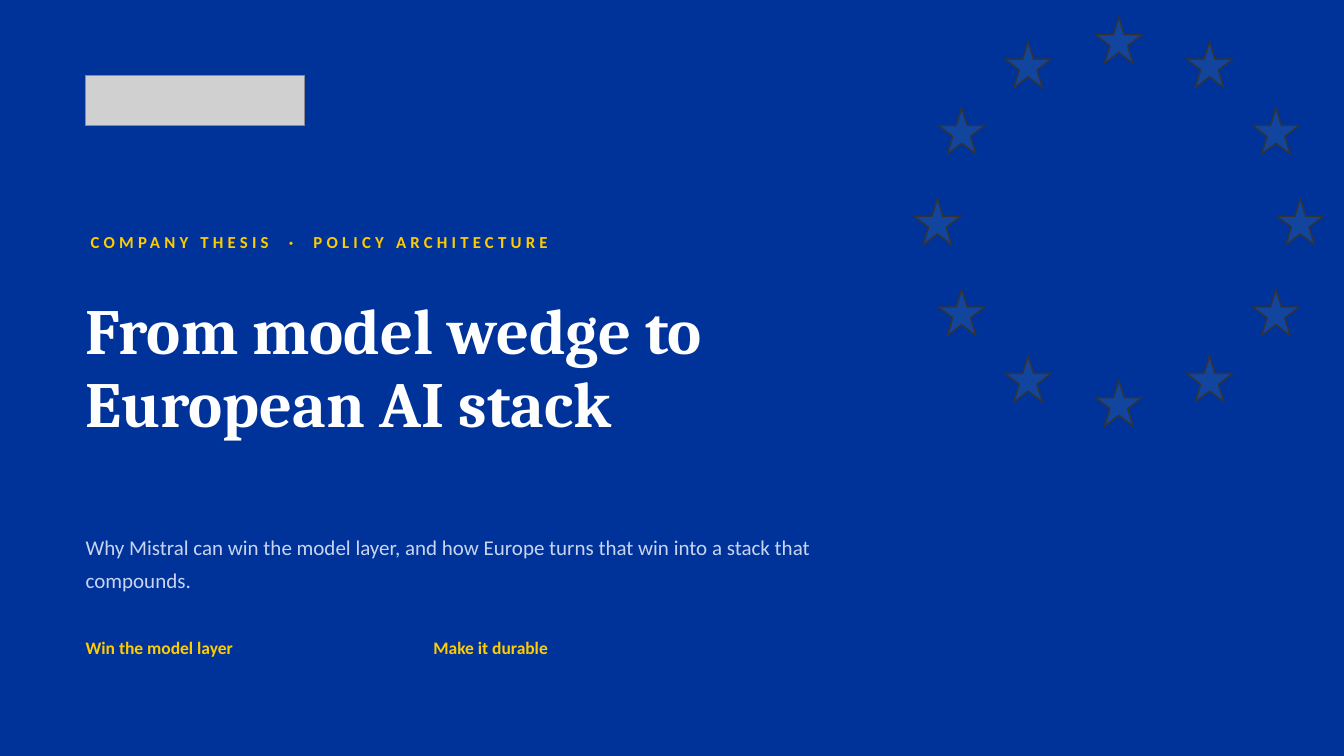
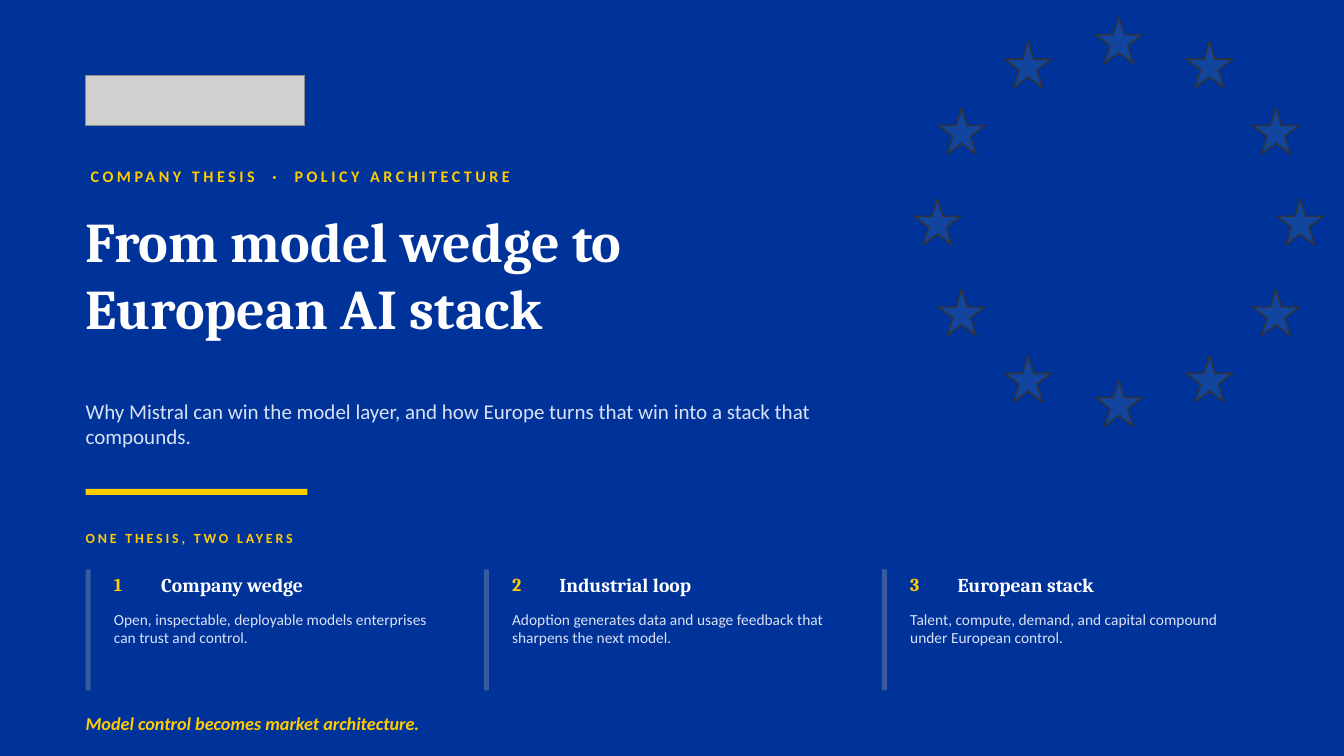
Before and after one commit to beastofbayarea/mistral-studio-marketing, a slide deck: slide 1 of eu-policy-company-thesis.pptx. Drawn at 1344x756 pixels with LibreOffice and Linux fonts; fonts in the diff are those of the drawing; grey boxes stand for pictures. Boxes give left, top, right and bottom in pixels: in the first picture for what was removed or moved away, otherwise in the second. Text is boxed around its words. In the diff, an @@ line names an element or a change of style, - is before the commit and + after.

```diff
--- a/eu-policy-company-thesis.pptx
+++ b/eu-policy-company-thesis.pptx
@@ text "COMPANY THESIS · POLICY ARCHITECTURE" moved from (x1=313, y1=237, x2=548, y2=248) to (x1=295, y1=171, x2=510, y2=182) @@
@@ text "COMPANY THESIS · POLICY ARCHITECTURE" at (x1=295, y1=171, x2=510, y2=182): size 12 to 11.5 pt, letter spacing 3 to 2.5 pt @@
@@ text "From model wedge to" moved from (x1=86, y1=309, x2=702, y2=441) to (x1=86, y1=223, x2=621, y2=341) @@
@@ text "From model wedge to" at (x1=86, y1=223, x2=621, y2=341): size 46 to 40 pt; line spacing 52pt to 1; vertical alignment middle to top @@
@@ text "Why Mistral can win the ..." moved from (x1=86, y1=540, x2=810, y2=592) to (x1=86, y1=404, x2=810, y2=448) @@
@@ text "Why Mistral can win the ..." at (x1=86, y1=404, x2=810, y2=448): text colour #C9D4F0 to #D9E1F5; line spacing 24pt to 1; vertical alignment middle to top @@
@@ rectangle added at (x1=86, y1=489, x2=308, y2=495), fill #FFCC00 @@
@@ text added at (x1=86, y1=524, x2=691, y2=553), 10 pt, text #FFCC00, bold @@
+ONE THESIS, TWO LAYERS
@@ rectangle added at (x1=86, y1=570, x2=91, y2=691), fill #3A5A9E @@
@@ text added at (x1=114, y1=579, x2=122, y2=591), 13 pt, text #FFCC00, bold @@
+1
@@ text added at (x1=161, y1=578, x2=303, y2=597), 14 pt, text #FFFFFF, bold @@
+Company wedge
@@ rectangle added at (x1=484, y1=570, x2=489, y2=691), fill #3A5A9E @@
@@ text added at (x1=512, y1=578, x2=521, y2=591), 13 pt, text #FFCC00, bold @@
+2
@@ text added at (x1=559, y1=578, x2=691, y2=596), 14 pt, text #FFFFFF, bold @@
+Industrial loop
@@ rectangle added at (x1=882, y1=570, x2=887, y2=691), fill #3A5A9E @@
@@ text added at (x1=910, y1=578, x2=919, y2=591), 13 pt, text #FFCC00, bold @@
+3
@@ text added at (x1=958, y1=578, x2=1094, y2=596), 14 pt, text #FFFFFF, bold @@
+European stack
@@ text added at (x1=114, y1=614, x2=426, y2=643), 11 pt, text #D9E1F5 @@
+Open, inspectable, deployable models enterprises can trust and control.
@@ text added at (x1=512, y1=614, x2=823, y2=646), 11 pt, text #D9E1F5 @@
+Adoption generates data and usage feedback that sharpens the next model.
@@ text added at (x1=910, y1=614, x2=1217, y2=646), 11 pt, text #D9E1F5 @@
+Talent, compute, demand, and capital compound under European control.
@@ text removed at (x1=86, y1=641, x2=233, y2=657) @@
-Win the model layer
@@ text removed at (x1=433, y1=641, x2=548, y2=654) @@
-Make it durable
@@ text added at (x1=86, y1=717, x2=419, y2=730), 13 pt, text #FFCC00, bold, italic @@
+Model control becomes market architecture.
```
Also in this commit, not shown: 5 other slides changed, 2 slides removed, 15 other files.
